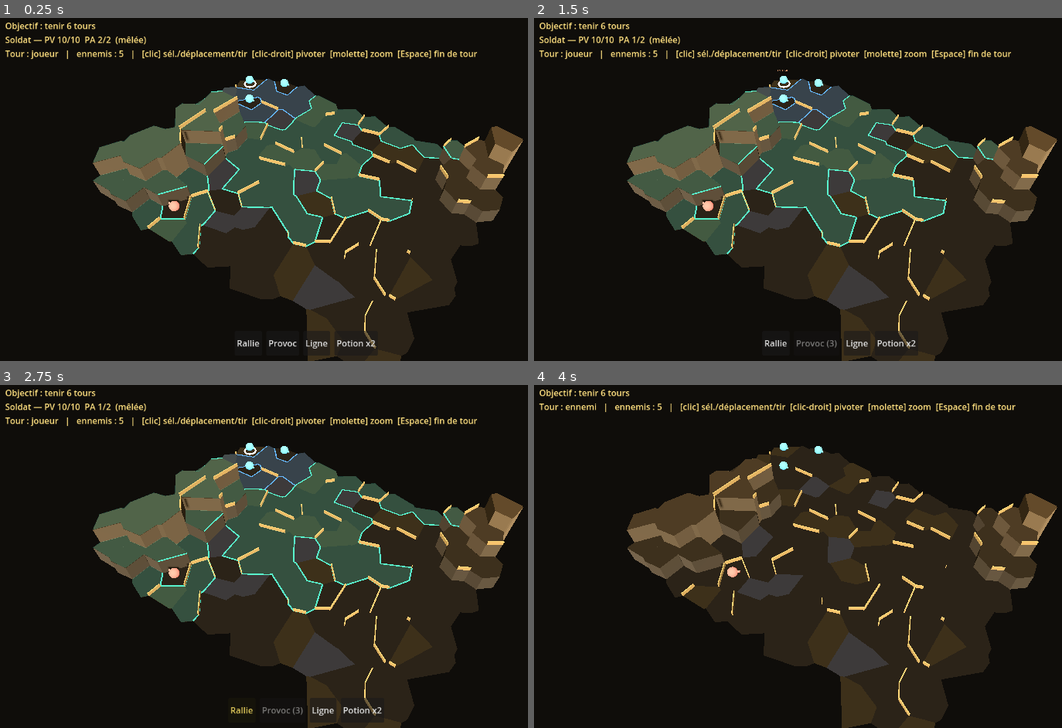
Above: before the commit, frames 1-4 (two rows, left to right).
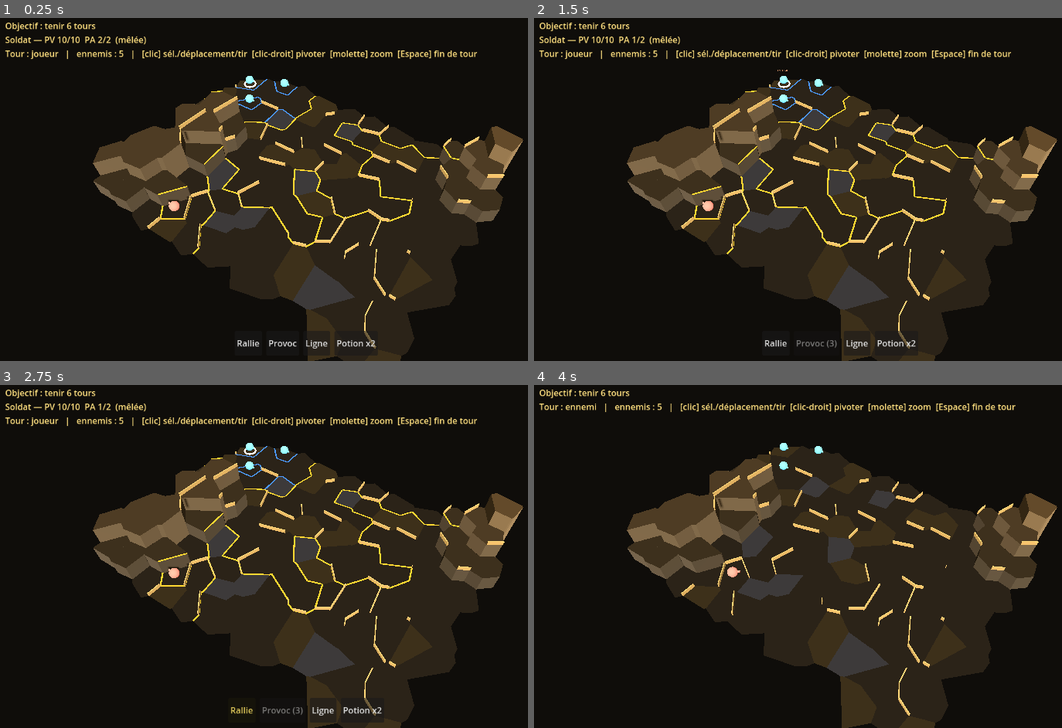
Above: after the commit, the same moments.

Repository: florentmathieu/game
Game: Godot game, scene res://scenes/Battle.tscn
Two runs of this game, one before a commit and one after it. Both use one fixed random seed, a clock stepped at 60 frames per second and the inputs below. This scene is started directly instead of the project's main scene.
Inputs (mouse positions are in pixels of both pictures, inside the frame that each line leads up to):
- Up to frame 1 (0.25 s): no input
- Up to frame 2 (1.5 s): click "Rallie" at 0.5 s; click "Provoc" at 1.25 s
- Up to frame 3 (2.75 s): click "Rallie" at 2 s
- Up to frame 4 (4 s): click "Ligne" at 2.75 s; tap Enter at 3.5 s; move the mouse to (977, 535) at 3.52 s; click (977, 535) at 3.67 s; tap Space at 3.77 s

The runs differ from the first frame. In frame 1, 14% of the frame differs, in the area x 17-88%, y 17-70%; in frame 2, 14%; in frame 3, 14%; in frame 4, nothing differs.

Commit message:
Godot: contours de déplacement bleu/jaune/rouge, sans teinte des tuiles
Avant : 3 paliers bleu/cyan/ambre AVEC un remplissage translucide qui
teintait les tuiles. Conforme à la spec : uniquement les contours
(bord externe + frontières de paliers), tuiles inchangées, couleurs
bleu (gratuit) / jaune (1 PA) / rouge (2 PA).

Co-Authored-By: Claude Opus 4.8 <noreply@anthropic.com>
Claude-Session: https://claude.ai/code/session_011W5fGsCJX3Rz6FN17p17HS

Diff:
--- a/godot-port/scripts/Battle.gd
+++ b/godot-port/scripts/Battle.gd
@@ -1037,25 +1037,20 @@
 	if over: hud.text = hud.text; return   # message de fin déjà posé
 	hud.text = _obj_label() + "\n" + s
 
+# paliers de déplacement : bleu (gratuit) / jaune (1 PA) / rouge (2 PA)
 func _tier_col(t: int) -> Color:
-	return [Color(0.40, 0.72, 1.0), Color(0.35, 0.95, 0.80), Color(1.0, 0.78, 0.32)][min(t, 2)]
-
-# remplissage translucide par palier + CONTOURS (bord externe + frontières de paliers) — façon XCOM
+	return [Color(0.30, 0.60, 1.0), Color(1.0, 0.85, 0.2), Color(0.95, 0.28, 0.24)][min(t, 2)]
+
+# CONTOURS uniquement (bord externe + frontières de paliers) — pas de teinte des tuiles
 func _draw_move_overlay(u) -> void:
-	var fill := SurfaceTool.new(); fill.begin(Mesh.PRIMITIVE_TRIANGLES)
 	var line := SurfaceTool.new(); line.begin(Mesh.PRIMITIVE_TRIANGLES)
 	var tier := {}
 	for cell in reachable: tier[cell] = ap_for_move(u, reachable[cell])
 	for cell in reachable:
 		var t: int = tier[cell]
-		var col := _tier_col(t); col.a = 0.22
-		var top: float = _cell_top(cell) + 0.05
-		var c = mesh.cells[cell]; var ctr := Vector3(c.cx * S, top, c.cy * S); var p: Array = c.poly
-		for k in p.size():   # remplissage (éventail)
-			var a: Vector2 = p[k]; var b: Vector2 = p[(k + 1) % p.size()]
-			for v in [ctr, Vector3(b.x * S, top, b.y * S), Vector3(a.x * S, top, a.y * S)]:
-				fill.set_color(col); fill.add_vertex(v)
-		# contours : arêtes vers une case hors-portée (bord externe) ou vers un palier supérieur
+		var top: float = _cell_top(cell) + 0.06
+		var c = mesh.cells[cell]
+		# une arête est tracée si elle borde une case hors-portée OU un palier supérieur (couleur du palier le plus coûteux)
 		for nb in c.nb:
 			var draw := false; var lc := _tier_col(t)
 			if not reachable.has(nb): draw = true
@@ -1063,19 +1058,15 @@
 			if not draw: continue
 			var seg = mesh.wall_seg.get(mesh.wkey(cell, nb))
 			if seg == null: continue
-			var p0 := Vector3(seg[0].x * S, top + 0.02, seg[0].y * S)
-			var p1 := Vector3(seg[1].x * S, top + 0.02, seg[1].y * S)
+			var p0 := Vector3(seg[0].x * S, top, seg[0].y * S)
+			var p1 := Vector3(seg[1].x * S, top, seg[1].y * S)
 			var dir := (p1 - p0); dir = dir.normalized() if dir.length() > 0.001 else Vector3(1, 0, 0)
-			var perp := Vector3(-dir.z, 0, dir.x) * 0.09
+			var perp := Vector3(-dir.z, 0, dir.x) * 0.10
 			lc.a = 1.0
 			for v in [p0 - perp, p1 + perp, p1 - perp, p0 - perp, p0 + perp, p1 + perp]:
 				line.set_color(lc); line.add_vertex(v)
-	var fm := StandardMaterial3D.new(); fm.vertex_color_use_as_albedo = true
-	fm.transparency = BaseMaterial3D.TRANSPARENCY_ALPHA; fm.cull_mode = BaseMaterial3D.CULL_DISABLED
-	fm.shading_mode = BaseMaterial3D.SHADING_MODE_UNSHADED
-	var fmi := MeshInstance3D.new(); fmi.mesh = fill.commit(); fmi.material_override = fm; add_child(fmi); _markers.append(fmi)
 	var lm := StandardMaterial3D.new(); lm.vertex_color_use_as_albedo = true; lm.cull_mode = BaseMaterial3D.CULL_DISABLED
-	lm.shading_mode = BaseMaterial3D.SHADING_MODE_UNSHADED; lm.emission_enabled = true; lm.emission = Color(1, 1, 1); lm.emission_energy_multiplier = 0.4
+	lm.shading_mode = BaseMaterial3D.SHADING_MODE_UNSHADED; lm.emission_enabled = true; lm.emission = Color(1, 1, 1); lm.emission_energy_multiplier = 0.5
 	var lmi := MeshInstance3D.new(); lmi.mesh = line.commit(); lmi.material_override = lm; add_child(lmi); _markers.append(lmi)
 
 func _update_markers() -> void:
Not shown, changed: docs/godot/index.html
Not shown, changed: docs/godot/index.pck
